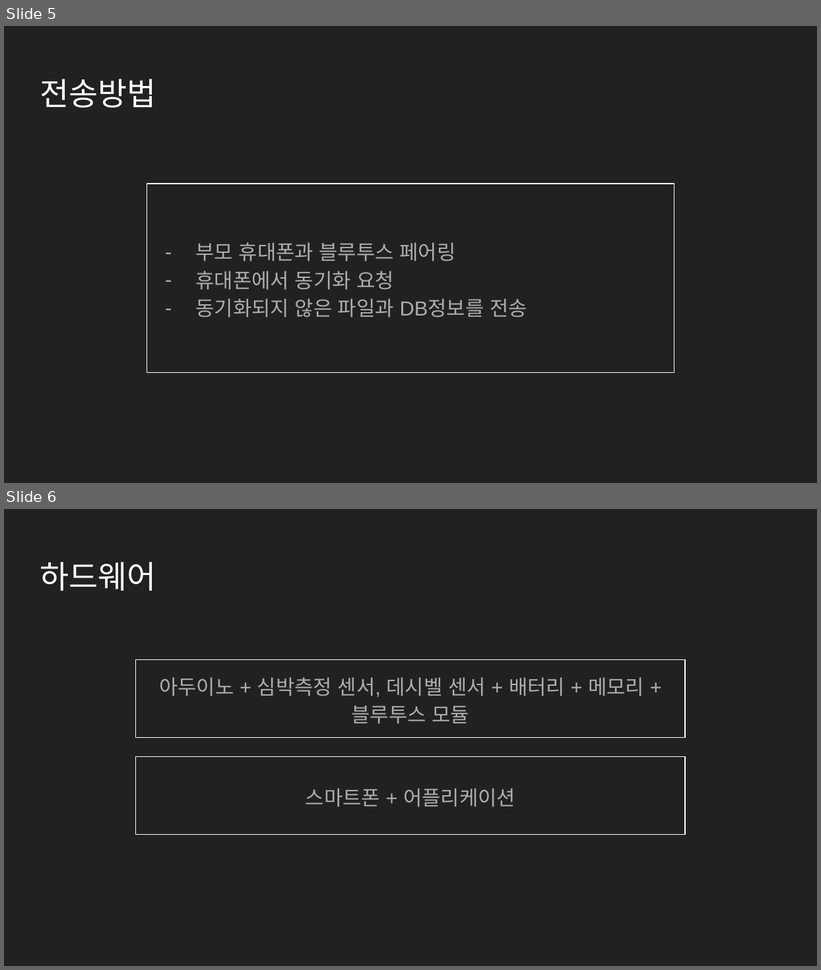
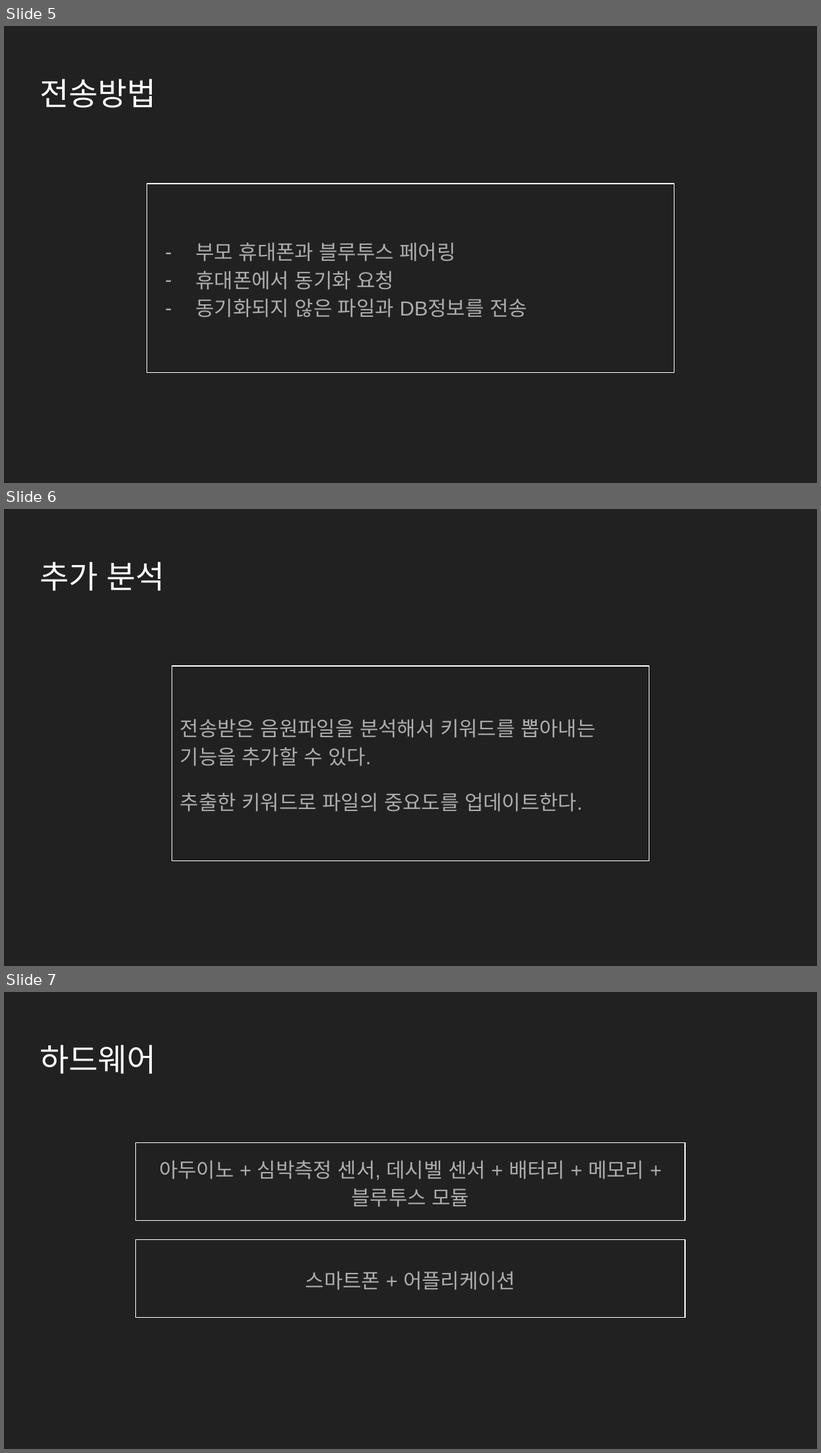
Before and after one commit to ForGraduate2020/Second-Semester, a slide deck: My Little Observer 각자 ppt/동근/마이리틀옵저버-녹음기준.pptx. Shown one above the other, each under a label of ours: slides 5 and 6 before the commit, slides 5, 6 and 7 after it. The pictures are 821x970 and 821x1453 pixels, drawn with LibreOffice and Linux fonts; fonts in the diff are those of the drawing. Boxes give left, top, right and bottom in pixels: in the first picture for what was removed or moved away, otherwise in the second. Text is boxed around its words. In the diff, an @@ line names an element or a change of style, - is before the commit and + after.

Commit message:
[update]record condition

```diff
--- a/My Little Observer 각자 ppt/동근/마이리틀옵저버-녹음기준.pptx
+++ b/My Little Observer 각자 ppt/동근/마이리틀옵저버-녹음기준.pptx
@@ slide 6 added at [4, 509, 817, 966], background #212121 @@
@@ title added at [40, 562, 165, 591], 28 pt, text #FFFFFF @@
+추가 분석
@@ text added at [172, 666, 649, 861], outline #FFFFFF 0.75 pt, 18 pt, text #ADADAD @@
+전송받은 음원파일을 분석해서 키워드를 뽑아내는 기능을 추가할 수 있다.
+추출한 키워드로 파일의 중요도를 업데이트한다.
@@ what was slide 6 is now slide 7 @@
```
